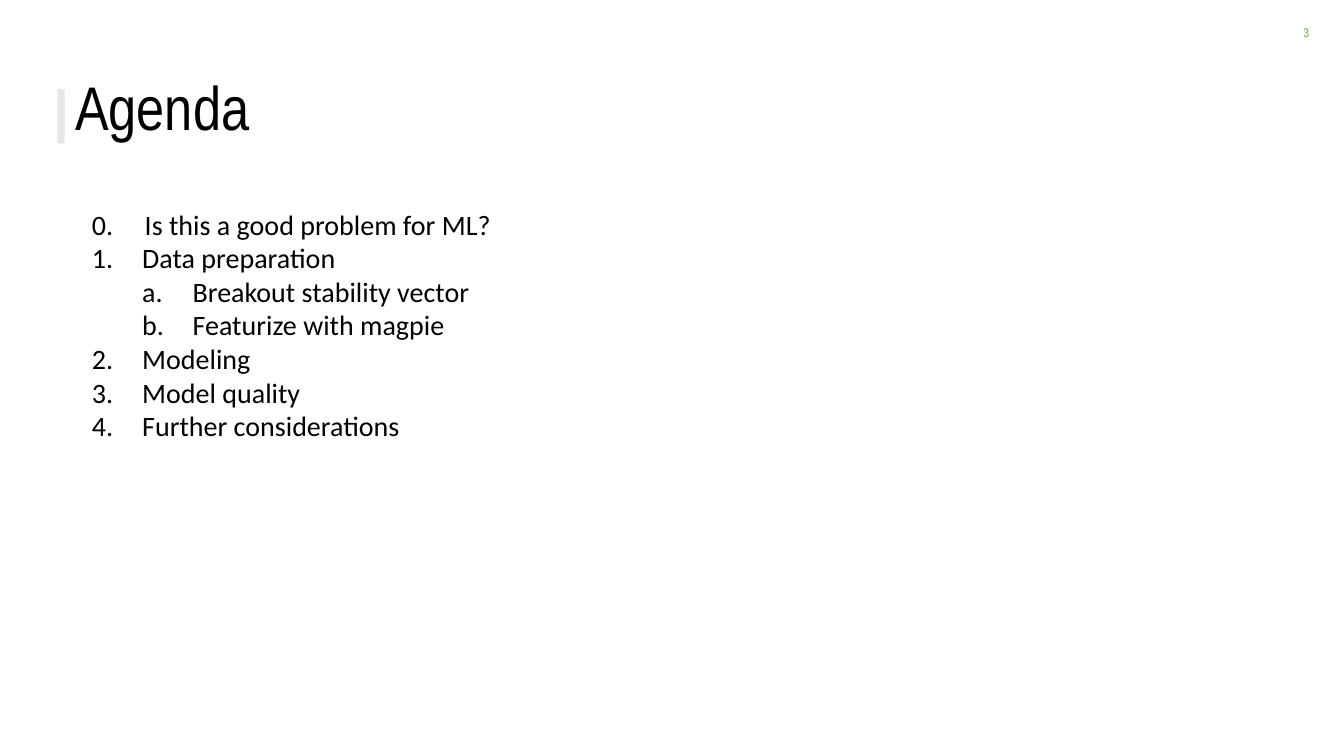
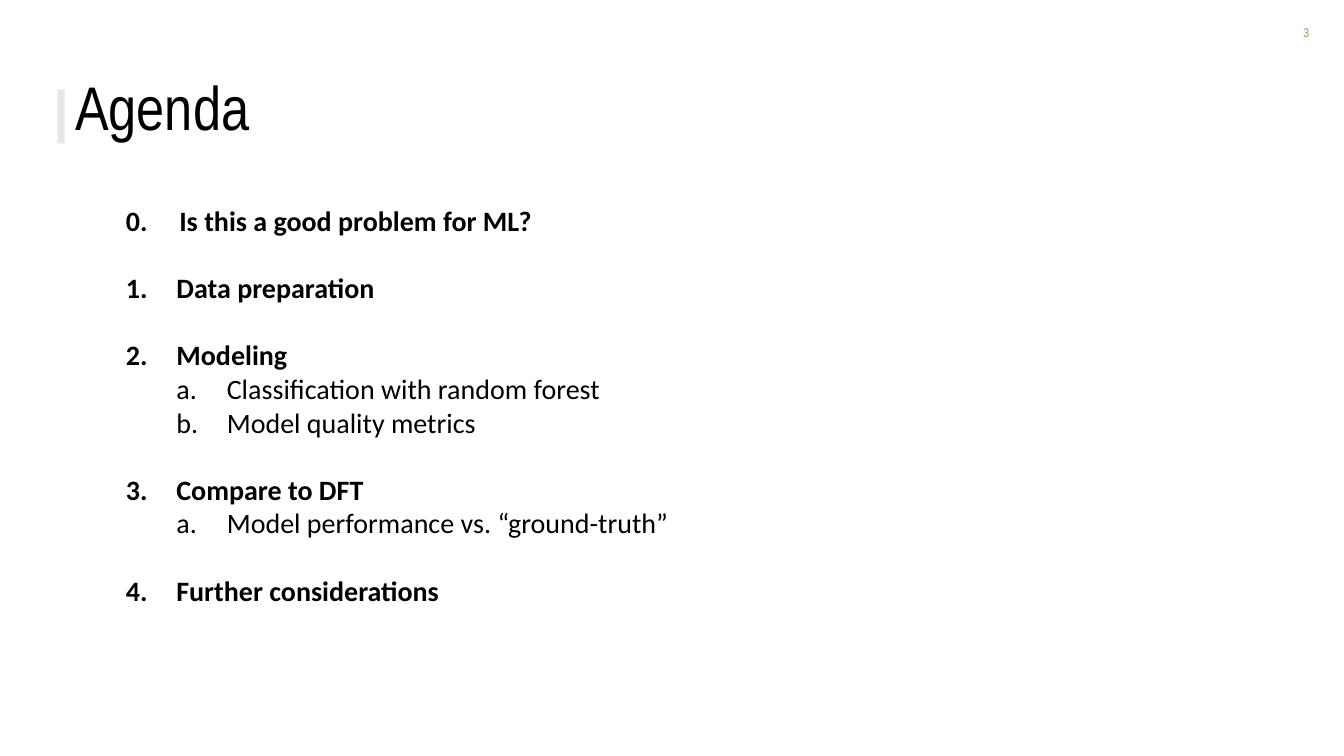
Before and after one commit to ckborg/DSE_challenge, a slide deck: slide 3 of DSE_challenge_slides.pptx. Drawn at 1344x756 pixels with LibreOffice and Linux fonts; fonts in the diff are those of the drawing; background and template pictures are left out. Boxes give left, top, right and bottom in pixels: in the first picture for what was removed or moved away, otherwise in the second. Text is boxed around its words. In the diff, an @@ line names an element or a change of style, - is before the commit and + after.

```diff
--- a/DSE_challenge_slides.pptx
+++ b/DSE_challenge_slides.pptx
@@ text "0. Is this a good ...": place and size @@
-text "0. Is this a good ..." at box(92, 215, 491, 437)
+text "0. Is this a good ..." at box(126, 211, 668, 602)
@@ text at box(126, 211, 532, 602): bold on in "0. Is this a good problem for ...", "Data preparation", "Modeling", "Further considerations" @@
@@ text at box(193, 282, 469, 340): paragraphs removed @@
-  a. Breakout stability vector
-  b. Featurize with magpie
@@ text at box(176, 379, 668, 538): text changed @@
-3. Model quality
+  a. Classification with random forest
+  b. Model quality metrics
+3. Compare to DFT
+  a. Model performance vs. “ground-truth”
```
Also in this commit, not shown: 4 other slides changed, 10 slides added, 3 slides removed, 2 other files.
